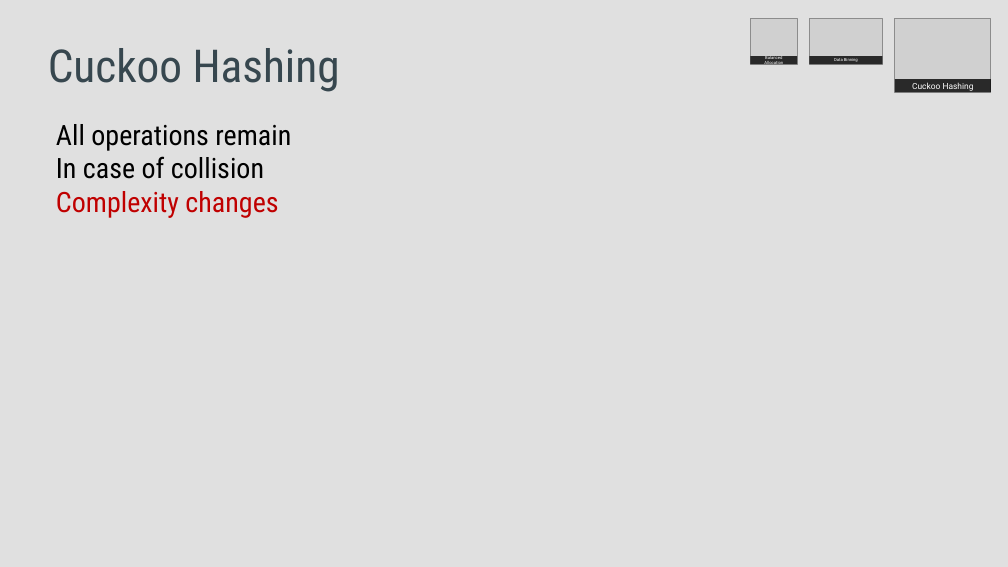
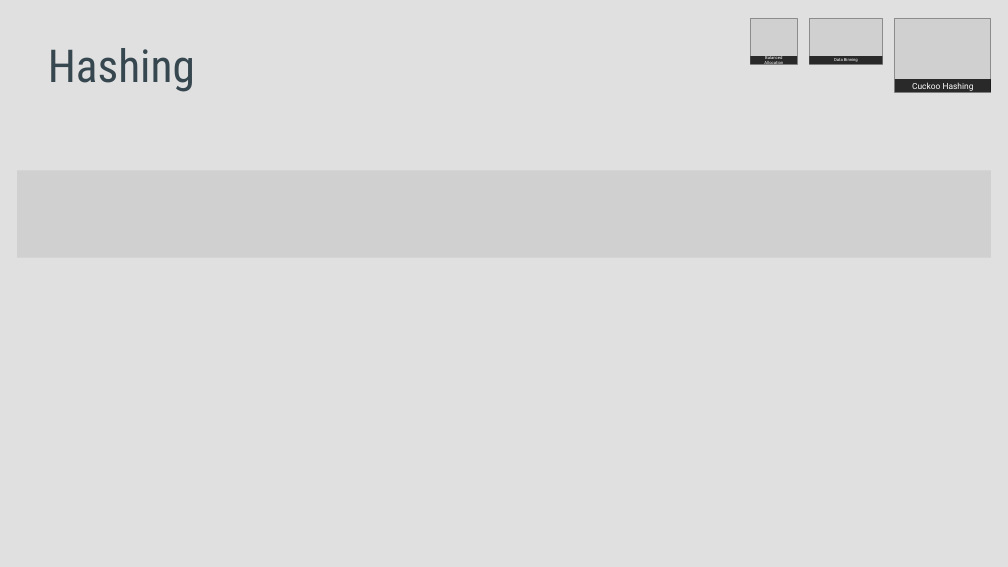
Before and after one commit to ordinary813/ordinaryLib, a slide deck: slide 20 of MPC/Data BInning/Your big idea.pptx (slide 26 before the commit). Drawn at 1008x567 pixels with LibreOffice and Linux fonts; fonts in the diff are those of the drawing; grey boxes stand for pictures. Boxes give left, top, right and bottom in pixels: in the first picture for what was removed or moved away, otherwise in the second. Text is boxed around its words. In the diff, an @@ line names an element or a change of style, - is before the commit and + after.

```diff
--- a/MPC/Data BInning/Your big idea.pptx
+++ b/MPC/Data BInning/Your big idea.pptx
@@ title at (48,48,195,92): text changed @@
-Cuckoo Hashing
+Hashing
@@ text removed at (56,124,291,218) @@
-All operations remain
-In case of collision
-Complexity changes
@@ picture added at (17,170,991,258) @@
```
Also in this commit, not shown: 2 other slides changed, 5 slides added.
